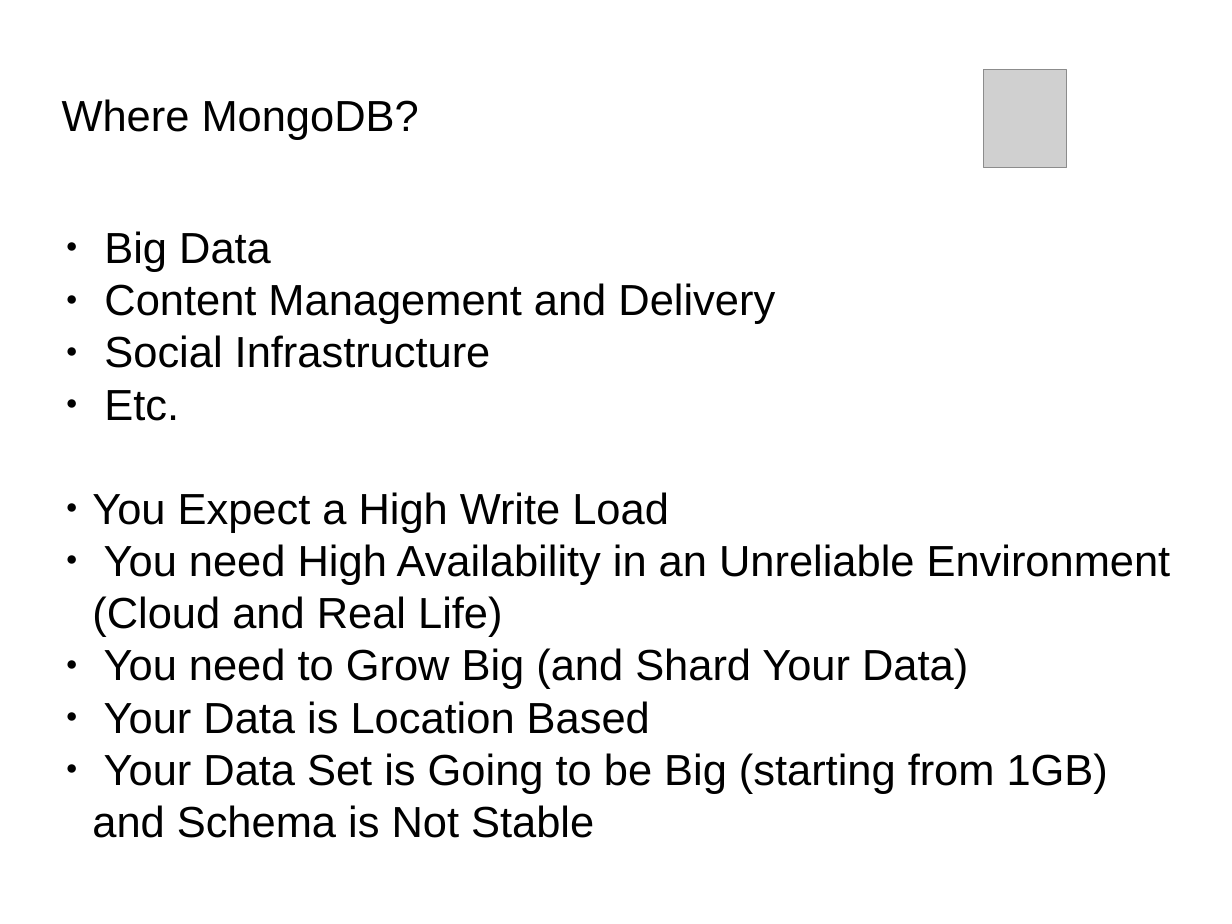
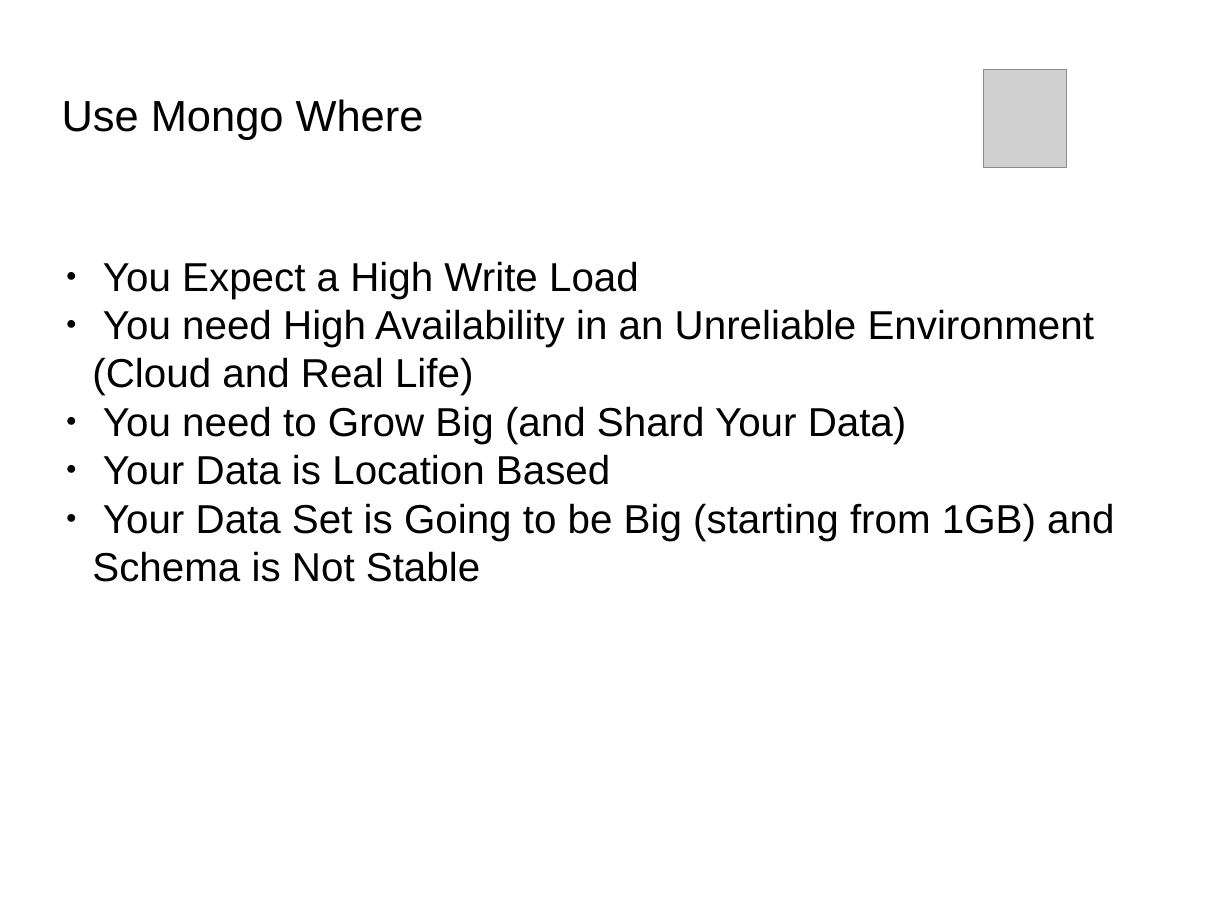
Before and after one commit to Bhakti/mongo_session, a slide deck: slide 10 of MongoDB_Session.odp (slide 8 before the commit). Drawn at 1232x924 pixels with LibreOffice and Linux fonts; fonts in the diff are those of the drawing; grey boxes stand for pictures; background and template pictures are left out. Boxes give left, top, right and bottom in pixels: in the first picture for what was removed or moved away, otherwise in the second. Text is boxed around its words. In the diff, an @@ line names an element or a change of style, - is before the commit and + after.

```diff
--- a/MongoDB_Session.odp
+++ b/MongoDB_Session.odp
@@ title at box(62, 99, 424, 140): text changed @@
-Where MongoDB?
+Use Mongo Where
@@ subtitle "You Expect a High Write ...": place and size @@
-subtitle "You Expect a High Write ..." at box(92, 231, 1171, 794)
+subtitle "You Expect a High Write ..." at box(92, 261, 1114, 582)
@@ subtitle "You Expect a High Write ..." at box(92, 261, 1114, 582): size 28 to 26 pt @@
@@ subtitle at box(104, 231, 775, 421): paragraphs removed @@
-● Big Data
-● Content Management and Delivery
-● Social Infrastructure
-● Etc.
```
Also in this commit, not shown: 11 other slides changed, 8 slides added, 1 slide removed, 5 other files.
